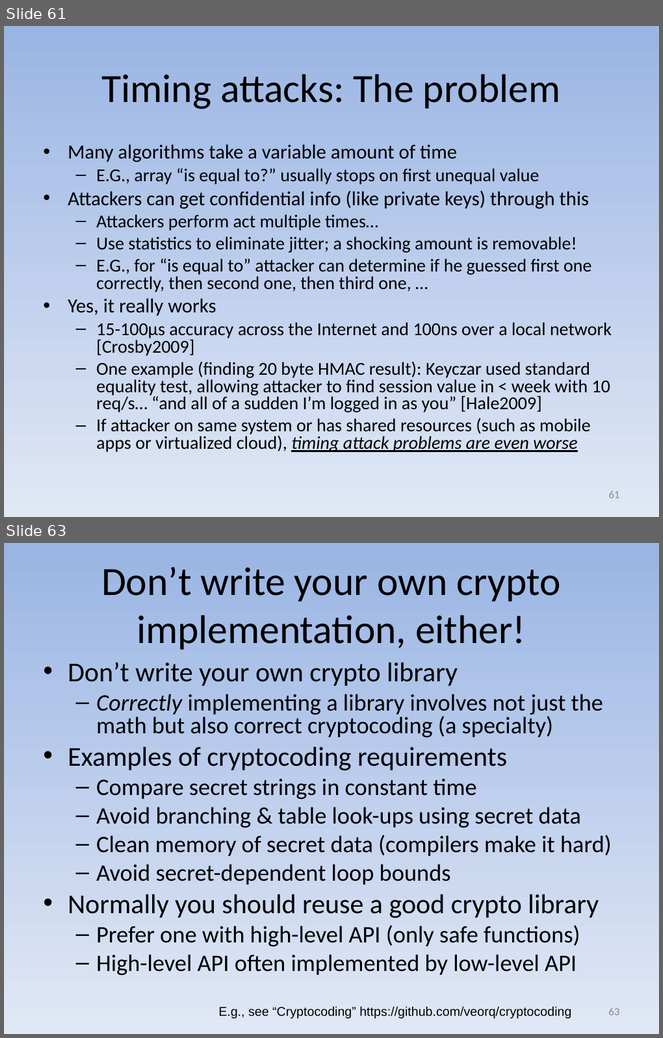
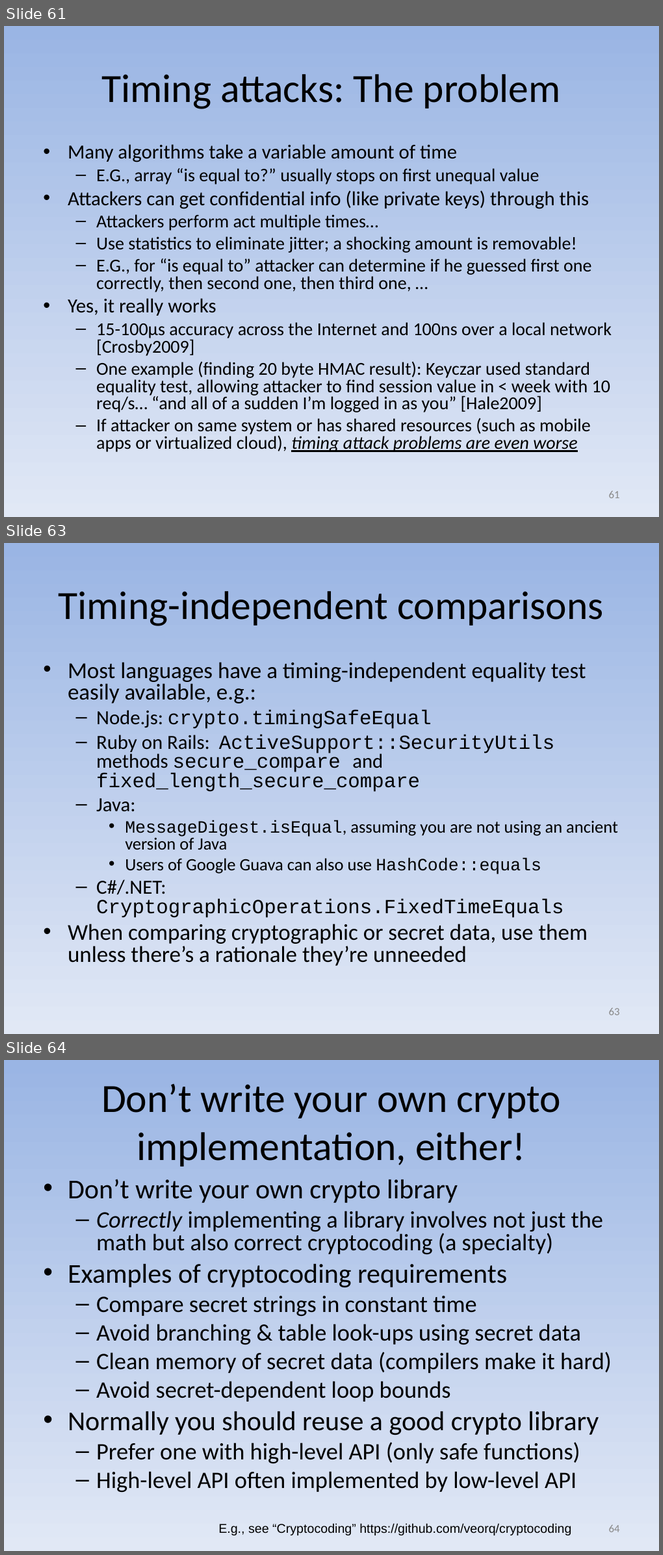
Before and after one commit to david-a-wheeler/david-a-wheeler.github.io, a slide deck: secure-class/presentations/Secure-Software-7-Cryptography.ppt. Shown one above the other, each under a label of ours: slides 61 and 63 before the commit, slides 61, 63 and 64 after it; the slides between them are not shown. The pictures are 663x1038 and 663x1555 pixels, drawn with LibreOffice and Linux fonts; fonts in the diff are those of the drawing. Boxes give left, top, right and bottom in pixels: in the first picture for what was removed or moved away, otherwise in the second. Text is boxed around its words. In the diff, an @@ line names an element or a change of style, - is before the commit and + after.

Commit message:
Fix constant-time error

```diff
--- a/secure-class/presentations/Secure-Software-7-Cryptography.ppt
+++ b/secure-class/presentations/Secure-Software-7-Cryptography.ppt
@@ slide 63 added at [4,543,659,1034], background gradient #9AB5E4 to #E1E8F5 @@
@@ title added at [59,591,604,626], 44 pt, text #000000 @@
+Timing-independent comparisons
@@ text added at [68,662,618,966], 22 pt, text #000000 @@
+• Most languages have a timing-independent equality test easily available, e.g.:
+  – Node.js: crypto.timingSafeEqual
+  – Ruby on Rails: ActiveSupport::SecurityUtils methods secure_compare and fixed_length_secure_compare
+  – Java:
+    • MessageDigest.isEqual, assuming you are not using an ancient version of Java
+    • Users of Google Guava can also use HashCode::equals
+  – C#/.NET: CryptographicOperations.FixedTimeEquals
+• When comparing cryptographic or secret data, use them unless there’s a rationale they’re unneeded
@@ page number added at [609,1008,620,1016], 12 pt, text #898989 @@
+63
@@ what was slide 63 is now slide 64 @@
@@ page number at [609,1525,620,1533]: text changed @@
-63
+64
```
Also in this commit, not shown: 2 slides changed.
